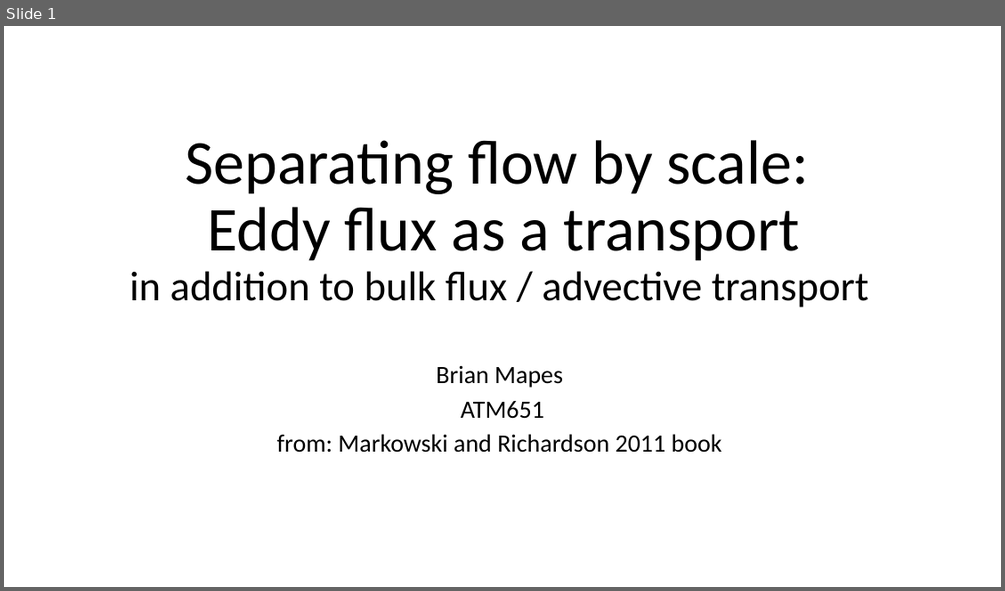
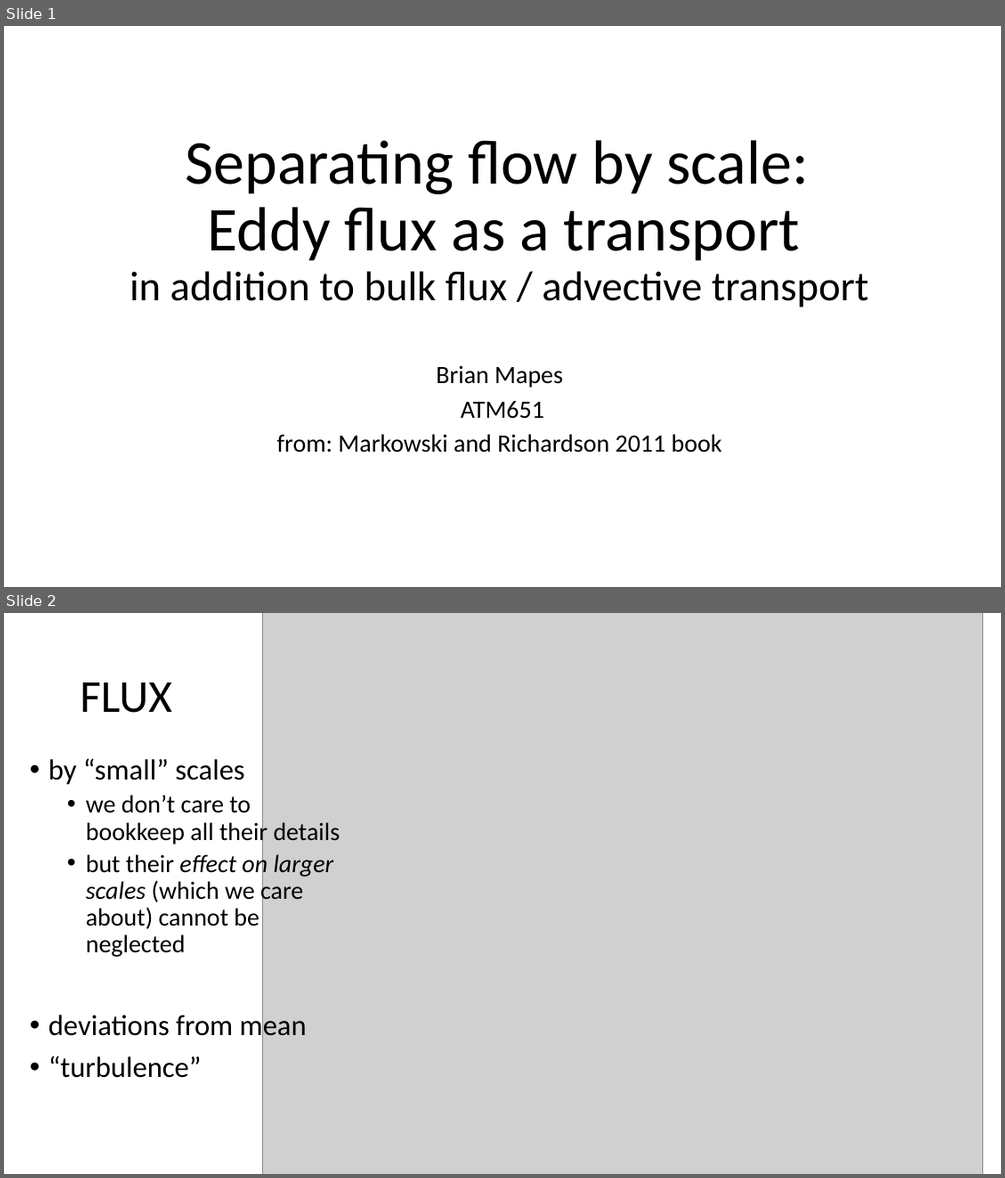
Before and after one commit to ATMOcanes/ATM651, a slide deck: Late-term_concepts/Scale_Separation_EddyFluxes.pptx. Shown one above the other, each under a label of ours: slide 1 before the commit, slides 1 and 2 after it. The pictures are 1005x591 and 1005x1178 pixels, drawn with LibreOffice and Linux fonts; fonts in the diff are those of the drawing; grey boxes stand for pictures. Boxes give left, top, right and bottom in pixels: in the first picture for what was removed or moved away, otherwise in the second. Text is boxed around its words. In the diff, an @@ line names an element or a change of style, - is before the commit and + after.

```diff
--- a/Late-term_concepts/Scale_Separation_EddyFluxes.pptx
+++ b/Late-term_concepts/Scale_Separation_EddyFluxes.pptx
@@ slide 2 added at [4, 613, 1001, 1174], background #FFFFFF @@
@@ picture added at [262, 613, 983, 1174] @@
@@ title added at [80, 682, 172, 713], 44 pt, text #000000 @@
+FLUX
@@ text added at [48, 758, 340, 1078], 24 pt, text #000000 @@
+• by “small” scales
+  • we don’t care to bookkeep all their details
+  • but their effect on larger scales (which we care about) cannot be neglected
+• deviations from mean
+• “turbulence”
```
Also in this commit, not shown: 2 other slides added.
